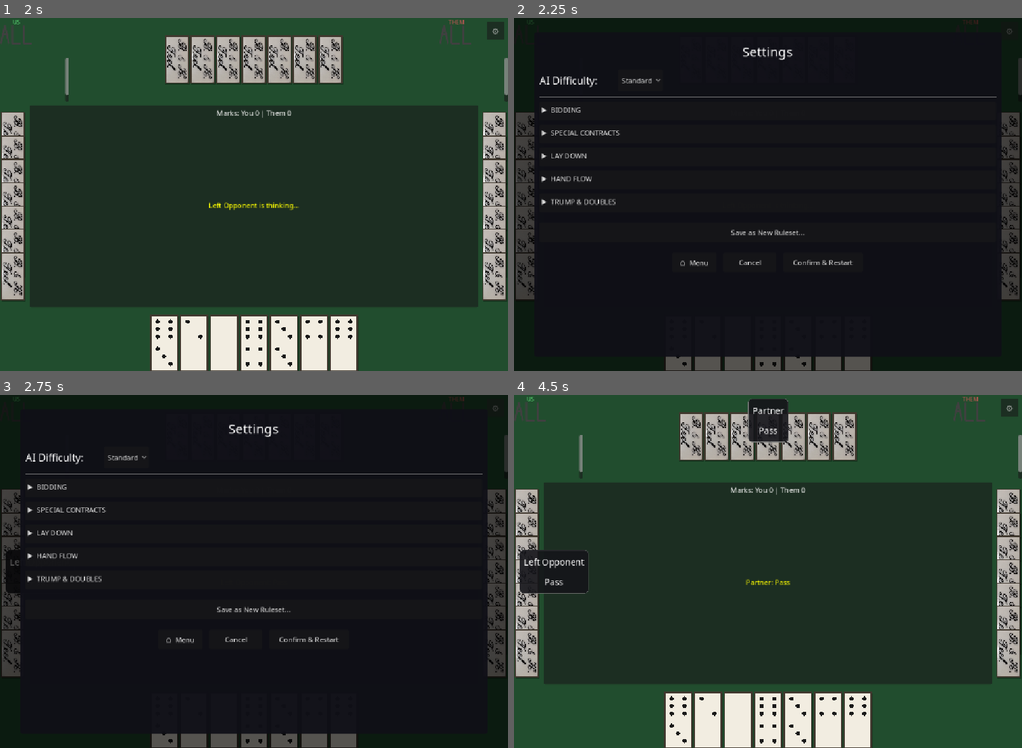
Above: before the commit, frames 1-4 (two rows, left to right).
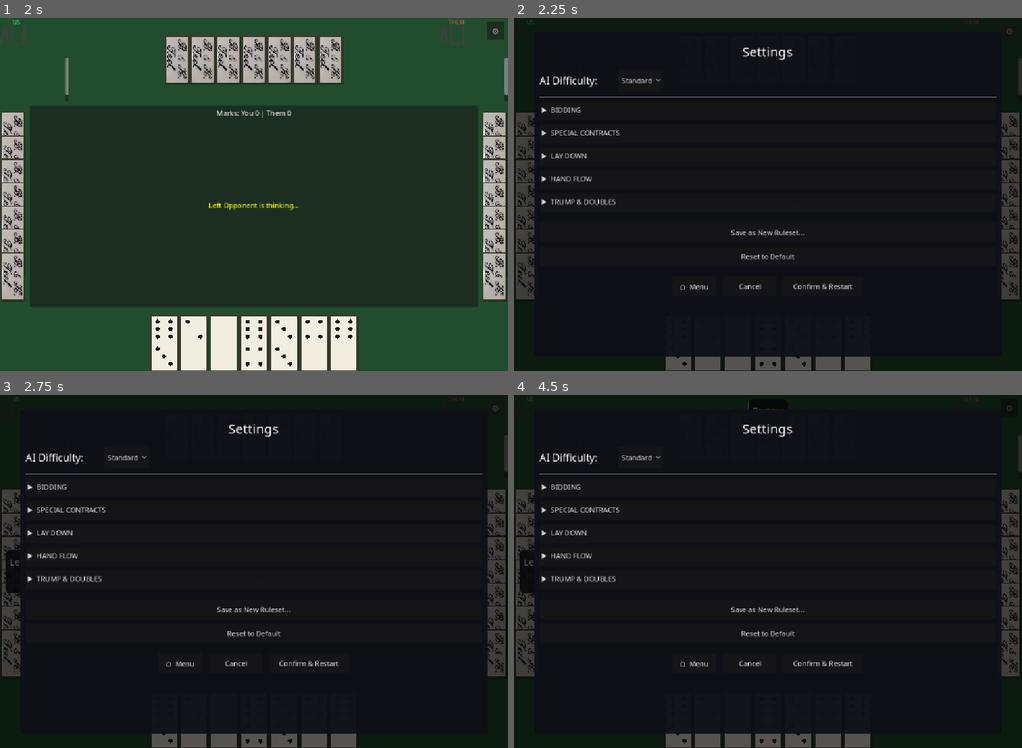
Above: after the commit, the same moments.

Repository: reddoor4123-glitch/42
Game: Godot game, scene res://control.tscn
The game is run twice, just before and just after one commit, with the same random seed, the same clock (stepped at 60 frames per second) and the same inputs.
Inputs (mouse positions are in pixels of both pictures, inside the frame that each line leads up to):
- Up to frame 1 (2 s): click "Play" at 0.5 s; click "Teel Rules Our family's house…" at 1.25 s
- Up to frame 2 (2.25 s): click "⚙" at 2 s
- Up to frame 3 (2.75 s): no input
- Up to frame 4 (4.5 s): click (768, 635) at 2.75 s, where only the run after the commit has a clickable "Reset to Default"; click (747, 663) at 3.5 s, where only the run after the commit has a clickable "Cancel"; click (722, 582) at 4.25 s, where only the run after the commit has a clickable "Cancel"

Frame 1 is identical in both runs. In frame 2, 0.5% of the frame differs, in the area x 32-67%, y 66-77%; in frame 3, 0.5%; in frame 4, 97%, in the area x 0-100%, y 0-100%.

Commit message:
Persist ruleset tweaks per-preset instead of resetting on reselect
Confirm & Restart now writes the current preset's settings back to its
own identity on disk (preset_overrides/ for the four built-ins,
custom_rulesets/ for a named custom ruleset edited in place), and
_on_preset_chosen checks for that override before falling back to a
preset's hardcoded defaults. Adds a "Reset to Default" button, shown
only for the built-ins, to discard accumulated tweaks on demand.

AI difficulty is left untouched — it already has its own dedicated,
global "last used" persistence via the main-menu picker.

Co-Authored-By: Claude Sonnet 5 <noreply@anthropic.com>

Diff:
--- a/game_table.gd
+++ b/game_table.gd
@@ -7,6 +7,13 @@
 const MarksDisplayScript = preload("res://marks_display.gd")
 const TrickPileScript = preload("res://trick_pile.gd")
 const LaydownCheckScript = preload("res://laydown_check.gd")
+
+# The four built-in rulesets that ship with the game (as opposed to a
+# user-created "custom:<name>" ruleset) — used to gate the "Reset to
+# Default" button and to decide whether a preset key should be looked up
+# under user://preset_overrides/ before falling back to its hardcoded
+# GameSettings.* function.
+const BUILTIN_PRESET_KEYS: Array[String] = ["teel", "standard", "tournament", "lechner"]
 
 var game: Game
 
@@ -1035,12 +1042,19 @@
 		else:
 			s = GameSettingsScript.standard_42()
 	else:
-		match key:
-			"teel":       s = GameSettingsScript.teel_rules()
-			"standard":   s = GameSettingsScript.standard_42()
-			"tournament": s = GameSettingsScript.tournament_rules()
-			"lechner":    s = GameSettingsScript.lechner_hall()
-			_:            s = GameSettingsScript.standard_42()
+		var override_path = "user://preset_overrides/%s.json" % key
+		var of = FileAccess.open(override_path, FileAccess.READ)
+		if of:
+			var data = JSON.parse_string(of.get_as_text())
+			of.close()
+			s = GameSettingsScript.from_dict(data)
+		else:
+			match key:
+				"teel":       s = GameSettingsScript.teel_rules()
+				"standard":   s = GameSettingsScript.standard_42()
+				"tournament": s = GameSettingsScript.tournament_rules()
+				"lechner":    s = GameSettingsScript.lechner_hall()
+				_:            s = GameSettingsScript.standard_42()
 	s.preset_id = key
 	_update_domino_back_texture(s.preset_id)
 	game = Game.new(s)
@@ -2312,6 +2326,16 @@
 	save_btn.pressed.connect(_show_save_preset_popup)
 	_settings_content_vbox.add_child(save_btn)
 
+	# Only the four built-in rulesets have a hardcoded "default" to reset
+	# to — a custom ruleset's saved file IS its default, so resetting it
+	# would be a no-op at best and confusing at worst.
+	if not from_create and BUILTIN_PRESET_KEYS.has(_pending_settings.preset_id):
+		var reset_btn = Button.new()
+		reset_btn.text = "Reset to Default"
+		reset_btn.custom_minimum_size = Vector2(220, 44)
+		reset_btn.pressed.connect(_on_reset_to_default_pressed)
+		_settings_content_vbox.add_child(reset_btn)
+
 	# ── Bottom buttons ──
 	var sep = HSeparator.new()
 	_settings_content_vbox.add_child(sep)
@@ -2354,7 +2378,10 @@
 		var confirm_btn = Button.new()
 		confirm_btn.text = "Confirm & Restart"
 		confirm_btn.custom_minimum_size = Vector2(180, 44)
-		confirm_btn.pressed.connect(func(): _restart_game_with_settings(_pending_settings))
+		confirm_btn.pressed.connect(func():
+			_persist_preset_tweaks(_pending_settings)
+			_restart_game_with_settings(_pending_settings)
+		)
 		btn_row.add_child(confirm_btn)
 
 func _make_section(parent: VBoxContainer, title: String) -> VBoxContainer:
@@ -2681,6 +2708,52 @@
 	line_edit.text_submitted.connect(func(_t): do_save.call())
 	line_edit.grab_focus()
 
+func _on_reset_to_default_pressed():
+	var key = _pending_settings.preset_id
+	var confirm = ConfirmationDialog.new()
+	confirm.title = "Reset to Default?"
+	confirm.dialog_text = "This discards your saved changes to this ruleset and restores its original rules."
+	confirm.ok_button_text = "Reset"
+	confirm.cancel_button_text = "Cancel"
+	confirm.confirmed.connect(func():
+		var path = "user://preset_overrides/%s.json" % key
+		if FileAccess.file_exists(path):
+			DirAccess.remove_absolute(ProjectSettings.globalize_path(path))
+		match key:
+			"teel":       _pending_settings = GameSettingsScript.teel_rules()
+			"standard":   _pending_settings = GameSettingsScript.standard_42()
+			"tournament": _pending_settings = GameSettingsScript.tournament_rules()
+			"lechner":    _pending_settings = GameSettingsScript.lechner_hall()
+		_pending_settings.preset_id = key
+		confirm.queue_free()
+		_build_settings_content(false)
+	)
+	confirm.canceled.connect(func(): confirm.queue_free())
+	add_child(confirm)
+	confirm.popup_centered()
+
+# Writes a preset's current settings back to its own identity on disk —
+# a built-in key (e.g. "teel") to user://preset_overrides/, a "custom:<name>"
+# key to its existing user://custom_rulesets/ file. Called on "Confirm &
+# Restart" so tweaks to whichever ruleset you're playing stick around next
+# time you pick that same ruleset, instead of resetting to its hardcoded
+# defaults. No-op if no preset has been chosen yet (preset_id == "").
+func _persist_preset_tweaks(s: GameSettings):
+	if s.preset_id == "":
+		return
+	var path: String
+	if s.preset_id.begins_with("custom:"):
+		path = "user://custom_rulesets/%s.json" % s.preset_id.substr(7)
+	else:
+		var d = DirAccess.open("user://")
+		if d:
+			d.make_dir("preset_overrides")
+		path = "user://preset_overrides/%s.json" % s.preset_id
+	var f = FileAccess.open(path, FileAccess.WRITE)
+	if f:
+		f.store_string(JSON.stringify(GameSettingsScript.to_dict(s), "\t"))
+		f.close()
+
 func _save_custom_preset(cname: String):
 	var d = DirAccess.open("user://")
 	if d:
--- /dev/null
+++ b/preset_persistence_trace.gd
@@ -0,0 +1,130 @@
+extends SceneTree
+
+# ═══════════════════════════════════════════════════════════════════
+# preset_persistence_trace.gd
+#
+# Smoke test for the file-I/O mechanics behind _persist_preset_tweaks()
+# and _on_preset_chosen()'s new override-file check (game_table.gd,
+# July 22 2026 "persist ruleset tweaks" change). Doesn't instantiate
+# game_table.gd itself — it's a Node-based UI script that assumes a full
+# scene tree of assigned UI references, not safely constructible headless.
+# Instead this exercises the exact same GameSettings.to_dict()/from_dict()
+# + FileAccess round-trip those functions rely on, using a throwaway key
+# ("test_preset_do_not_use") that can never collide with a real built-in
+# preset name, and cleans up after itself so no stray file is left in
+# user:// that could affect a real game session.
+#
+# Covers:
+#   1. Write override (mimics _persist_preset_tweaks for a built-in key),
+#      read it back (mimics _on_preset_chosen's override check), confirm
+#      a tweaked field survives the round-trip.
+#   2. Confirm a from_dict() load without a preset_id key defaults
+#      correctly and preset_id gets set by the caller afterward, exactly
+#      as _on_preset_chosen does ("s.preset_id = key" after loading).
+#   3. Delete the override (mimics "Reset to Default"), confirm the file
+#      is actually gone and a fresh static-preset load has the original
+#      (untweaked) value again.
+#
+# Run:
+#   "$GODOT" --headless --path . --script res://preset_persistence_trace.gd
+# ═══════════════════════════════════════════════════════════════════
+
+const GameSettingsScript = preload("res://game_settings.gd")
+const TEST_KEY = "test_preset_do_not_use"
+
+var failures: Array = []
+var log_lines: Array = []
+
+func _log(s: String):
+	log_lines.append(s)
+	print(s)
+
+func _check(label: String, condition: bool, detail: String) -> void:
+	if condition:
+		_log("  PASS: %s — %s" % [label, detail])
+	else:
+		_log("  FAIL: %s — %s" % [label, detail])
+		failures.append(label)
+
+func _override_path() -> String:
+	return "user://preset_overrides/%s.json" % TEST_KEY
+
+func _init():
+	_log("═══════════════════════════════════════════════════════════")
+	_log("Preset persistence — file I/O round-trip")
+	_log("═══════════════════════════════════════════════════════════")
+
+	# Clean slate — in case a prior interrupted run left this behind.
+	if FileAccess.file_exists(_override_path()):
+		DirAccess.remove_absolute(ProjectSettings.globalize_path(_override_path()))
+
+	# ── Step 1: write, mimicking _persist_preset_tweaks() ──
+	var s = GameSettingsScript.teel_rules()
+	s.preset_id = TEST_KEY
+	s.allow_laydown = true          # teel_rules() default is false — the tweak under test
+	s.laydown_mode = "authentic"    # teel_rules() default is "assisted"
+
+	var d = DirAccess.open("user://")
+	if d:
+		d.make_dir("preset_overrides")
+	var fw = FileAccess.open(_override_path(), FileAccess.WRITE)
+	_check("write_override_file", fw != null, "FileAccess.open for WRITE succeeded at %s" % _override_path())
+	if fw:
+		fw.store_string(JSON.stringify(GameSettingsScript.to_dict(s), "\t"))
+		fw.close()
+
+	_check("override_file_exists_after_write", FileAccess.file_exists(_override_path()),
+		"file present on disk immediately after _persist_preset_tweaks-equivalent write")
+
+	# ── Step 2: read back, mimicking _on_preset_chosen()'s override check ──
+	var fr = FileAccess.open(_override_path(), FileAccess.READ)
+	_check("read_override_file", fr != null, "FileAccess.open for READ succeeded")
+	var loaded: GameSettings = null
+	if fr:
+		var data = JSON.parse_string(fr.get_as_text())
+		fr.close()
+		loaded = GameSettingsScript.from_dict(data)
+		loaded.preset_id = TEST_KEY   # _on_preset_chosen sets this after from_dict(), always
+
+	_check("tweak_survived_round_trip", loaded != null and loaded.allow_laydown == true,
+		"allow_laydown=true (the tweak) survived write->read, got %s" % [loaded.allow_laydown if loaded else "null"])
+	_check("second_tweak_survived", loaded != null and loaded.laydown_mode == "authentic",
+		"laydown_mode='authentic' survived write->read, got %s" % [loaded.laydown_mode if loaded else "null"])
+	_check("untouched_field_still_matches_base_preset", loaded != null and loaded.nello_doubles_mode == "own_suit",
+		"a field the test never touched (nello_doubles_mode) still matches teel_rules()'s own default, got %s" % [loaded.nello_doubles_mode if loaded else "null"])
+	_check("preset_id_set_by_caller_not_by_dict", loaded != null and loaded.preset_id == TEST_KEY,
+		"preset_id isn't part of to_dict()'s payload at all — confirms the caller (not the file) must set it")
+
+	# ── Step 3: delete, mimicking "Reset to Default" ──
+	DirAccess.remove_absolute(ProjectSettings.globalize_path(_override_path()))
+	_check("override_file_gone_after_reset", not FileAccess.file_exists(_override_path()),
+		"file actually removed from disk after the reset-equivalent delete")
+
+	var fresh = GameSettingsScript.teel_rules()
+	_check("fresh_load_has_original_value_again", fresh.allow_laydown == false,
+		"a fresh teel_rules() load (no override file present) has the original allow_laydown=false, not the tweak")
+
+	_log("")
+	_log("═══════════════════════════════════════════════════════════")
+	if failures.is_empty():
+		_log("ALL CHECKS PASSED")
+	else:
+		_log("FAILURES: %s" % [failures])
+	_log("═══════════════════════════════════════════════════════════")
+
+	var output = {
+		"failures": failures,
+		"full_log": log_lines,
+	}
+	var out_f = FileAccess.open("res://preset_persistence_trace_results.json", FileAccess.WRITE)
+	out_f.store_string(JSON.stringify(output, "\t"))
+	out_f.close()
+
+	# Final safety net — never leave the test file behind regardless of
+	# pass/fail, since user:// is real, persistent game-data storage.
+	if FileAccess.file_exists(_override_path()):
+		DirAccess.remove_absolute(ProjectSettings.globalize_path(_override_path()))
+
+	print("")
+	print("Results written to res://preset_persistence_trace_results.json")
+	quit(0 if failures.is_empty() else 1)
--- /dev/null
+++ b/preset_persistence_trace_results.json
@@ -0,0 +1,21 @@
+{
+	"failures": [],
+	"full_log": [
+		"═══════════════════════════════════════════════════════════",
+		"Preset persistence — file I/O round-trip",
+		"═══════════════════════════════════════════════════════════",
+		"  PASS: write_override_file — FileAccess.open for WRITE succeeded at user://preset_overrides/test_preset_do_not_use.json",
+		"  PASS: override_file_exists_after_write — file present on disk immediately after _persist_preset_tweaks-equivalent write",
+		"  PASS: read_override_file — FileAccess.open for READ succeeded",
+		"  PASS: tweak_survived_round_trip — allow_laydown=true (the tweak) survived write->read, got true",
+		"  PASS: second_tweak_survived — laydown_mode='authentic' survived write->read, got authentic",
+		"  PASS: untouched_field_still_matches_base_preset — a field the test never touched (nello_doubles_mode) still matches teel_rules()'s own default, got own_suit",
+		"  PASS: preset_id_set_by_caller_not_by_dict — preset_id isn't part of to_dict()'s payload at all — confirms the caller (not the file) must set it",
+		"  PASS: override_file_gone_after_reset — file actually removed from disk after the reset-equivalent delete",
+		"  PASS: fresh_load_has_original_value_again — a fresh teel_rules() load (no override file present) has the original allow_laydown=false, not the tweak",
+		"",
+		"═══════════════════════════════════════════════════════════",
+		"ALL CHECKS PASSED",
+		"═══════════════════════════════════════════════════════════"
+	]
+}
Not shown, added: preset_persistence_trace.gd.uid
